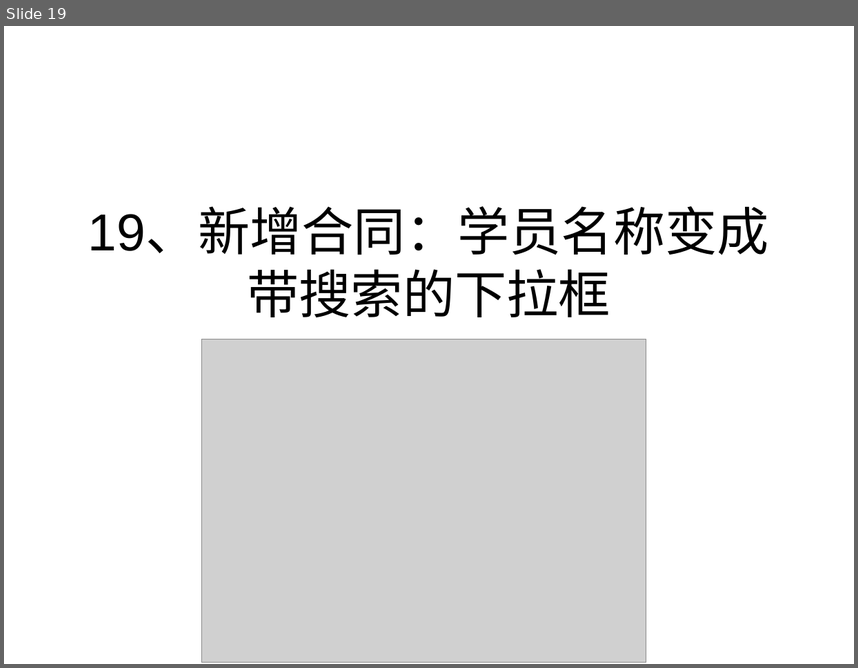
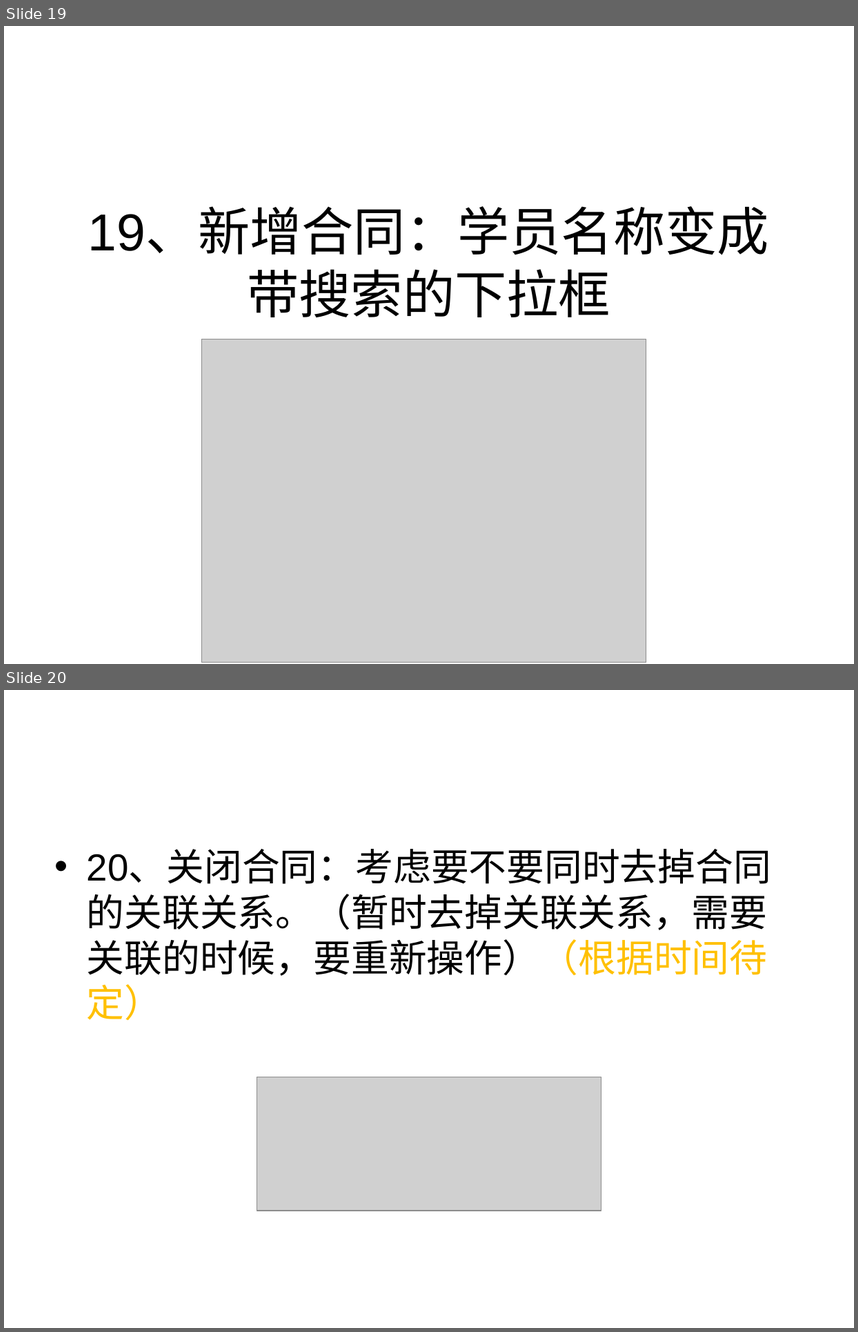
Before and after one commit to lieoluntan/sdpkRW, a slide deck: 个人测试任务表/0121测试问题/0121总任务（16点修订版）.ppt. Shown one above the other, each under a label of ours: slide 19 before the commit, slides 19 and 20 after it. The pictures are 858x668 and 858x1332 pixels, drawn with LibreOffice and Linux fonts; fonts in the diff are those of the drawing; grey boxes stand for pictures. Boxes give left, top, right and bottom in pixels: in the first picture for what was removed or moved away, otherwise in the second. Text is boxed around its words. In the diff, an @@ line names an element or a change of style, - is before the commit and + after.

```diff
--- a/个人测试任务表/0121测试问题/0121总任务（16点修订版）.ppt
+++ b/个人测试任务表/0121测试问题/0121总任务（16点修订版）.ppt
@@ slide 20 added at [4, 690, 854, 1328], background #FFFFFF @@
@@ text added at [87, 851, 771, 1020], 32 pt, text #000000 @@
+• 20、关闭合同：考虑要不要同时去掉合同的关联关系。（暂时去掉关联关系，需要关联的时候，要重新操作）（根据时间待定）
@@ picture added at [257, 1077, 601, 1210] @@
```
Also in this commit, not shown: 8 slides changed.
